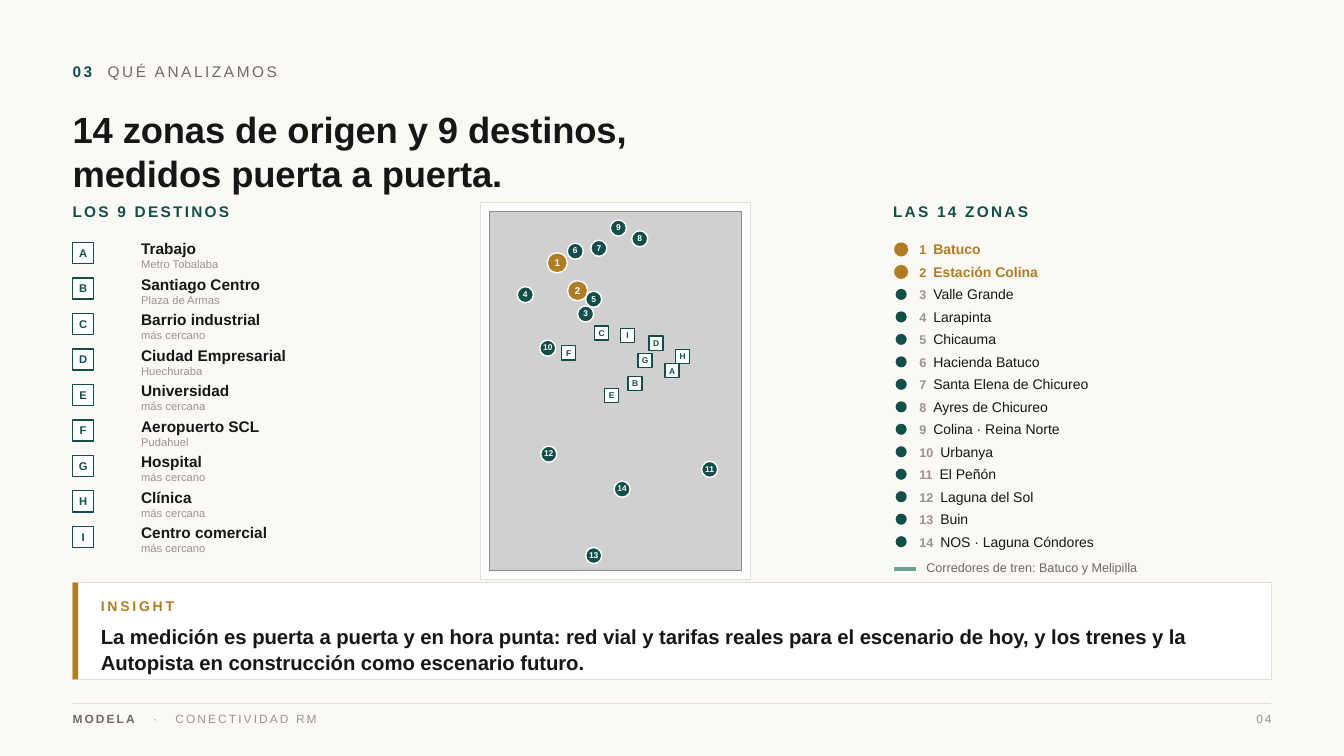
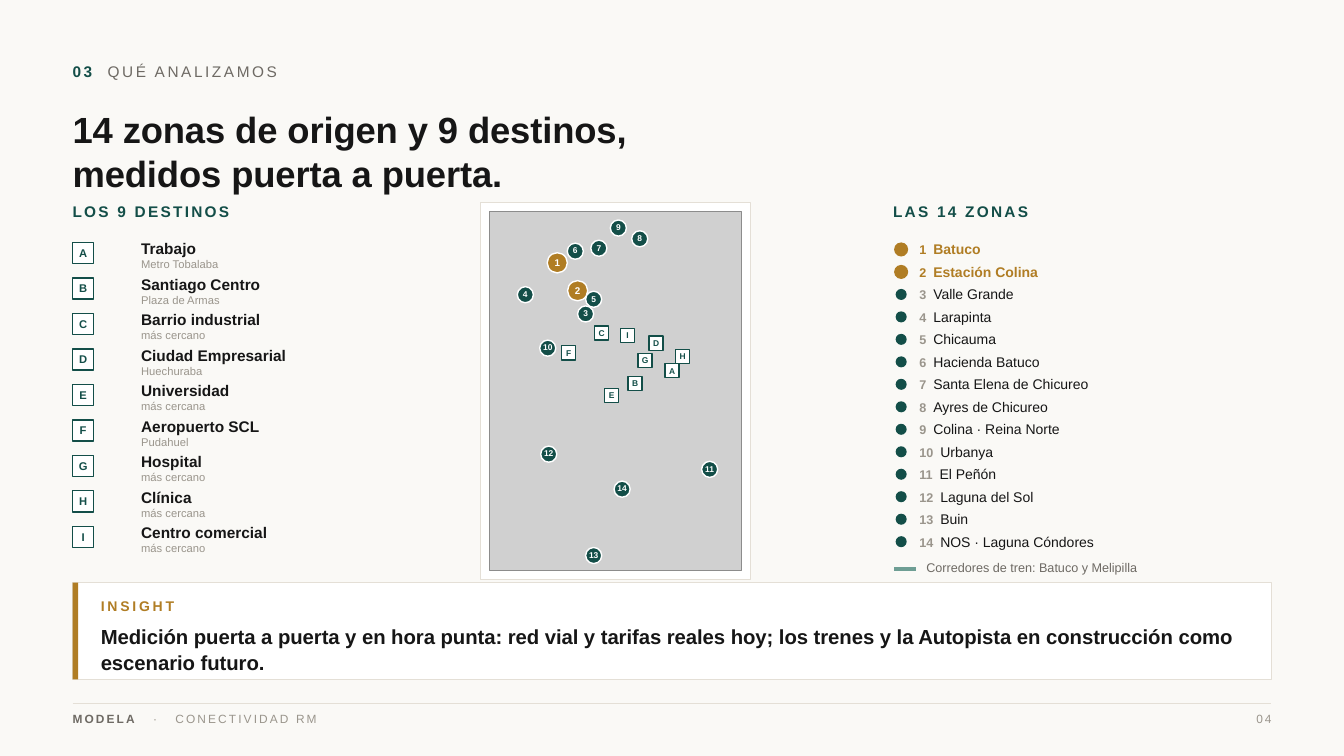
Before and after one commit to modela-simulador/modela-simulador, a slide deck: slide 4 of public/conectividad/Conectividad-Modela.pptx. Drawn at 1344x756 pixels with LibreOffice and Linux fonts; fonts in the diff are those of the drawing; grey boxes stand for pictures; background and template pictures are left out. Boxes give left, top, right and bottom in pixels: in the first picture for what was removed or moved away, otherwise in the second. Text is boxed around its words. In the diff, an @@ line names an element or a change of style, - is before the commit and + after.

```diff
--- a/public/conectividad/Conectividad-Modela.pptx
+++ b/public/conectividad/Conectividad-Modela.pptx
@@ text at (101,629,1233,671): text changed @@
-La medición es puerta a puerta y en hora punta: red vial y tarifas reales para el escenario de hoy, y los trenes y la Autopista en construcción como escenario futuro.
+Medición puerta a puerta y en hora punta: red vial y tarifas reales hoy; los trenes y la Autopista en construcción como escenario futuro.
```
Also in this commit, not shown: 12 other slides changed, 33 other files.
